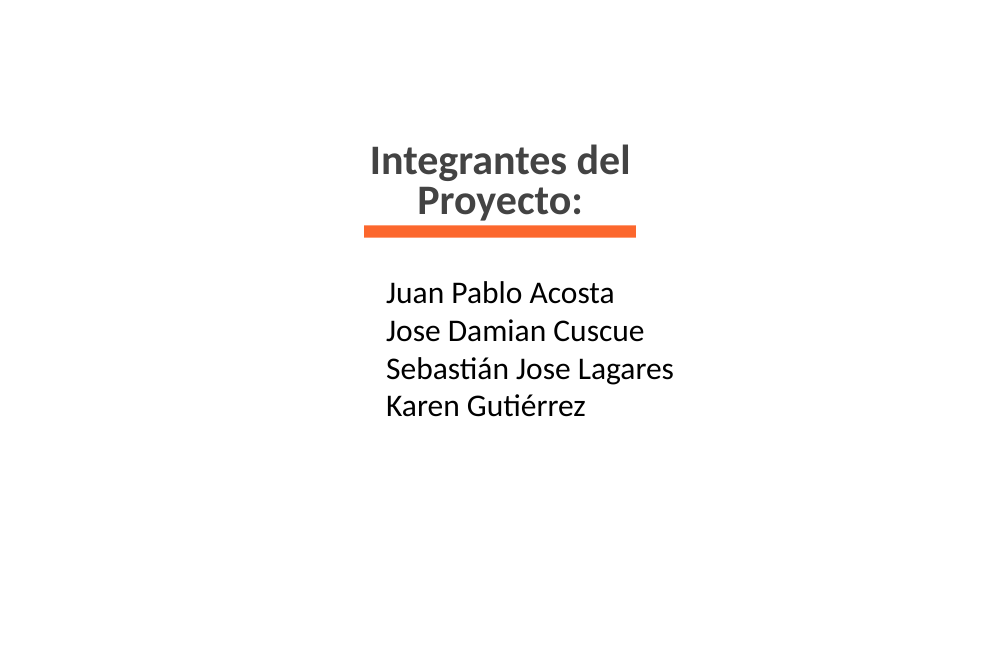
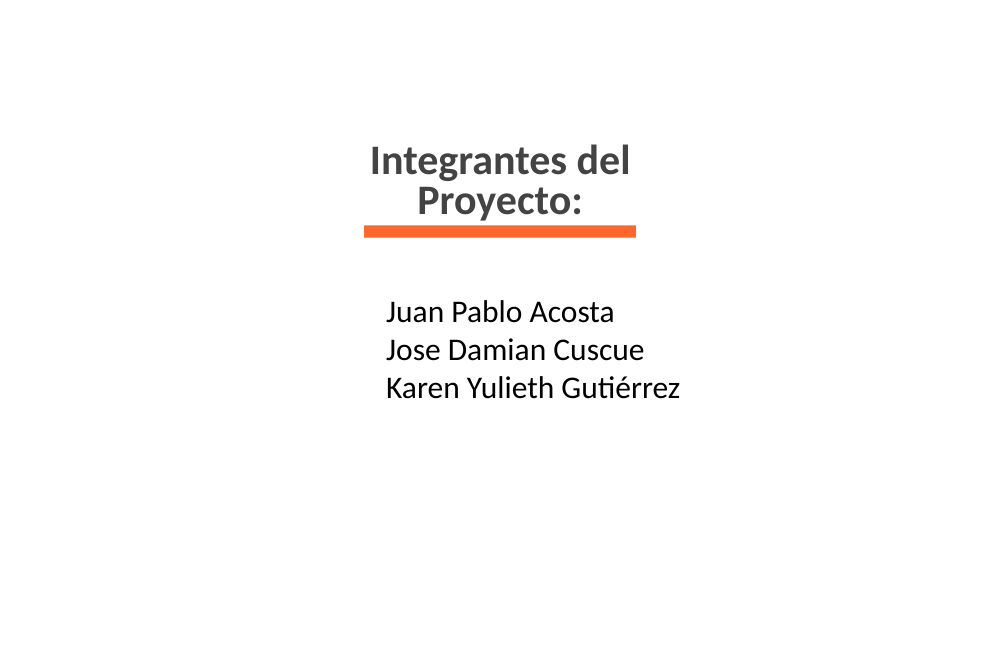
Before and after one commit to juanpa2723/INVENTARIO, a slide deck: slide 2 of Proyecto Inventario PDF/Proyecto Inventario.pptx (slide 3 before the commit). Drawn at 1008x651 pixels with LibreOffice and Linux fonts; fonts in the diff are those of the drawing; background and template pictures are left out. Boxes give left, top, right and bottom in pixels: in the first picture for what was removed or moved away, otherwise in the second. Text is boxed around its words. In the diff, an @@ line names an element or a change of style, - is before the commit and + after.

```diff
--- a/Proyecto Inventario PDF/Proyecto Inventario.pptx
+++ b/Proyecto Inventario PDF/Proyecto Inventario.pptx
@@ text at (x1=386, y1=376, x2=680, y2=399): text changed @@
-Sebastián Jose Lagares
-Karen Gutiérrez
+Karen Yulieth Gutiérrez
```
Also in this commit, not shown: 18 other slides changed, 2 slides added, 15 slides removed.
